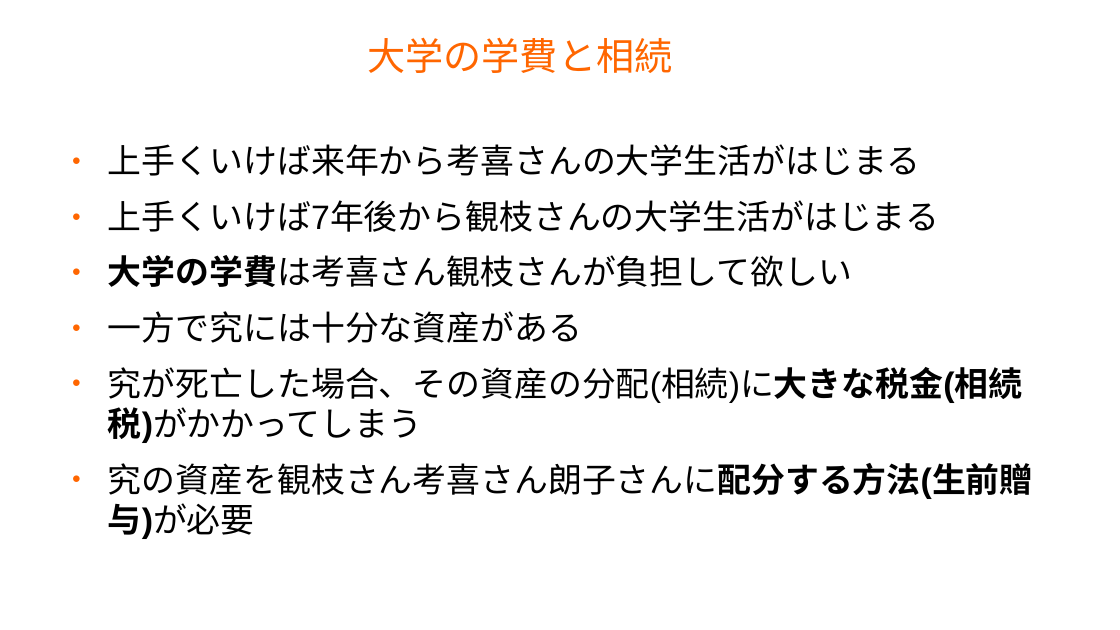
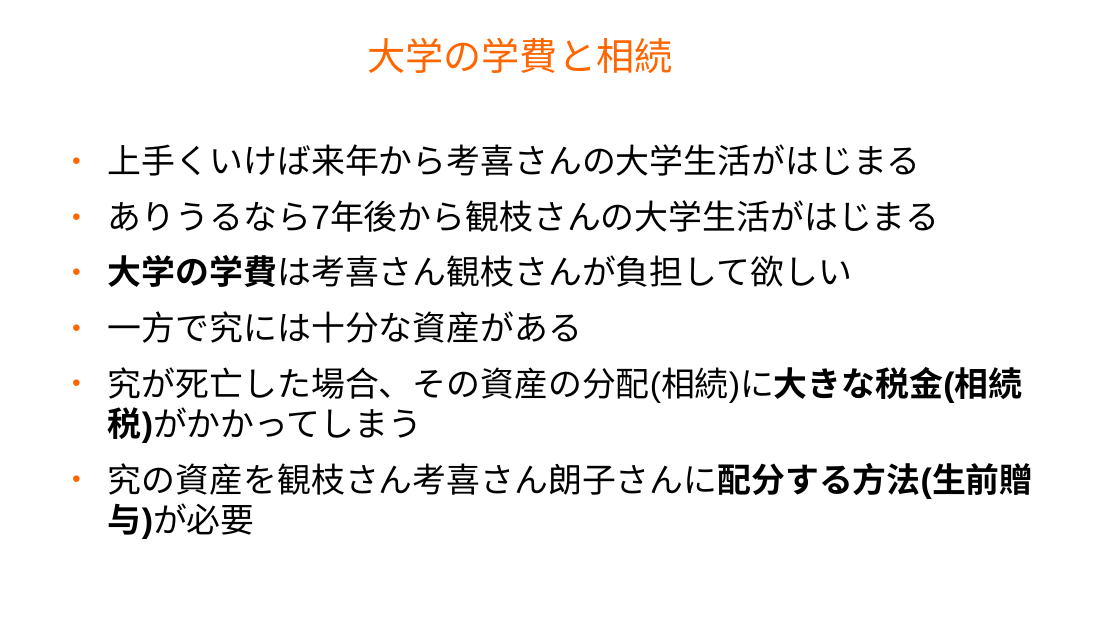
Before and after one commit to master-q/masterq-docs, a slide deck: slide 38 of presentations/20231126-invest_report/20231126-invest_report.odp. Drawn at 1120x630 pixels with LibreOffice and Linux fonts; fonts in the diff are those of the drawing; background and template pictures are left out. Boxes give left, top, right and bottom in pixels: in the first picture for what was removed or moved away, otherwise in the second. Text is boxed around its words. In the diff, an @@ line names an element or a change of style, - is before the commit and + after.

```diff
--- a/presentations/20231126-invest_report/20231126-invest_report.odp
+++ b/presentations/20231126-invest_report/20231126-invest_report.odp
@@ text at [108, 200, 940, 232]: text changed @@
-● 上手くいけば7年後から観枝さんの大学生活がはじまる
+● ありうるなら7年後から観枝さんの大学生活がはじまる
```
Also in this commit, not shown: 4 other slides changed.
